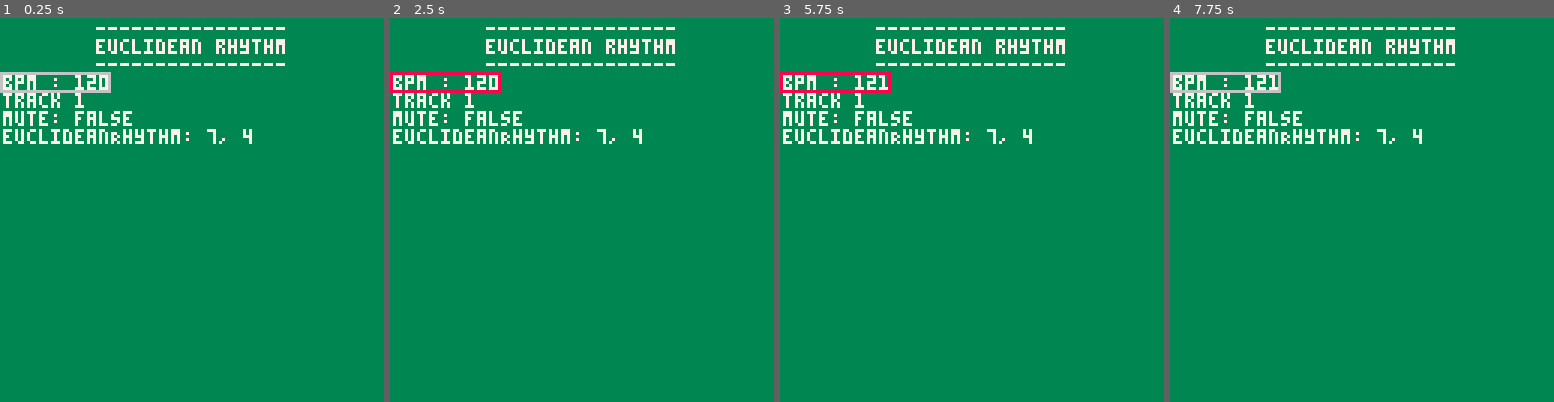
Above: before the commit, frames 1-4 (left to right).
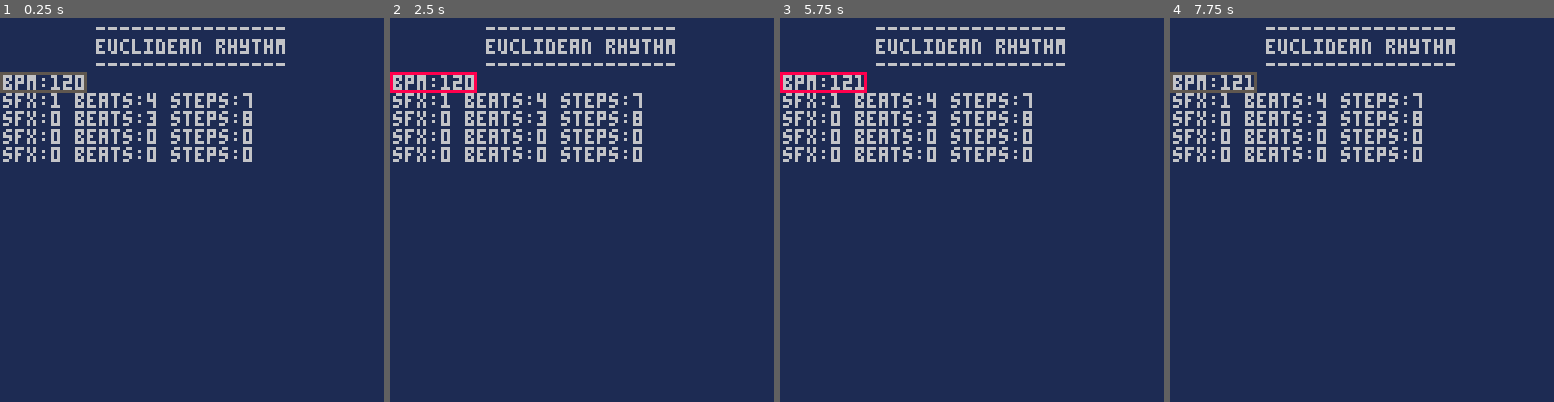
Above: after the commit, the same moments.

Repository: polouis/euclidean-rhythm
Game: PICO-8 cartridge euclid.p8
The game is run twice, just before and just after one commit, with the same random seed, the same clock (stepped at 60 frames per second) and the same inputs.
Inputs:
- Up to frame 1 (0.25 s): no input
- Up to frame 2 (2.5 s): tap O (Z key) at 0.33, 0.7, 1.43, 2.22 s; tap X (X key) at 1.07, 2.07, 2.4 s; hold Left 1.97-2.37 s
- Up to frame 3 (5.75 s): tap X (X key) every 0.33 s from 2.73 to 5.73 s; hold Right 2.87-3.53 s; tap O (Z key) at 3.1, 3.98, 4.87 s; hold Right 4.13-4.53 s; hold Left from 5.13 s (still down)
- Up to frame 4 (7.75 s): tap O (Z key) at 5.75, 6.63, 7.52 s; release Left at 5.8 s; tap X (X key) every 0.33 s from 6.07 to 7.73 s; hold Left 6.23-6.63 s; hold Right from 7.13 s (still down)

The runs differ from the first frame. In frame 1, 100% of the frame differs, in the area x 0-100%, y 0-100%; in frame 2, 100%; in frame 3, 100%; in frame 4, 100%.

Commit message:
Enhanced UI and added beat and step count + some refactoring

Diff:
--- a/main.lua
+++ b/main.lua
@@ -1,24 +1,33 @@
 init = false
+local uiTracks = {}
 
 function _init()
   seq = newSequencer()
-  seq.trackGet(1).setEuclideanRhythm(4, 7)
-  seq.trackGet(1).setSfx(0)
-  seq.trackGet(2).setEuclideanRhythm(3, 8)
-  seq.trackGet(2).setSfx(1)
+
+  for i = 1, 4 do
+    seq.trackGet(i).setPattern(newEuclid(0, 0))
+    seq.trackGet(i).setSfx(0)
+
+    local uiTrack = {}
+    uiTrack["sfx"] = newUiNumber(seq.trackGet(i).getSfx(), 1, 19 + i * 6, 0, 63, "sfx")
+    uiTrack["beats"] = newUiNumber(seq.trackGet(i).getSfx(), 1 + 4*6, 19 + i * 6, 0, 32, "beats")
+    uiTrack["steps"] = newUiNumber(seq.trackGet(i).getSfx(), 1 + 4*6 + 4 + 4*6 + 4, 19 + i * 6, 0, 32, "steps")
+    add(uiTracks, uiTrack)
+  end
+
+  seq.trackGet(1).setPattern(newEuclid(4, 7))
+  seq.trackGet(2).setPattern(newEuclid(3, 8))
+  uiTracks[1].sfx.setValue(1)
+  uiTracks[1].beats.setValue(4)
+  uiTracks[1].steps.setValue(7)
+  uiTracks[2].beats.setValue(3)
+  uiTracks[2].steps.setValue(8)
 
   uiBpm = newUiNumber(seq.getBpm(), 1, 19, 60, 240, "bpm")
   uiBpm.setState(uiState.Focused)
 
   seq.play()
   init = true
-end
-
-function drawTrack(i, y)
-  local track = seq.trackGet(i)
-  print("track " .. i, 1, y, uiColor.text)
-  print("mute: " .. tostring(track.getMute()), 1, y + 6, uiColor.text)
-  print("euclideanRhythm: " .. track.getEuclideanRhythm().steps .. ", " .. track.getEuclideanRhythm().beats, 1, y + 12, uiColor.text)
 end
 
 function _draw()
@@ -31,7 +40,11 @@
     return
   end
   uiBpm.draw()
-  drawTrack(1, 25)
+  for i = 1, 4 do
+    uiTracks[i].sfx.draw()
+    uiTracks[i].beats.draw()
+    uiTracks[i].steps.draw()
+  end
 end
 
 function _update()
@@ -40,4 +53,28 @@
   if uiBpm.getValue() ~= seq.getBpm() then
     seq.setBpm(uiBpm.getValue())
   end
+
+  for i = 1, 4 do
+    if uiTracks[i].sfx.getValue() ~= seq.trackGet(i).getSfx() then
+      seq.trackGet(i).setSfx(uiTracks[i].sfx.getValue())
+    end
+
+    if uiTracks[i].beats.getValue() ~= seq.trackGet(i).getPattern().beats then
+      seq.trackGet(i).setPattern(newEuclid(uiTracks[i].beats.getValue(), uiTracks[i].steps.getValue()))
+    end
+
+    local actualSteps = seq.trackGet(i).getPattern().steps
+    local desiredSteps = uiTracks[i].steps.getValue()
+    if actualSteps ~= desiredSteps then
+      -- Beat count cannot be greater than step count
+      if uiTracks[i].beats.getValue() > desiredSteps then
+        uiTracks[i].beats.setValue(desiredSteps)
+      end
+      -- If step count changes, max beat count must be changed too
+      uiTracks[i].beats.setMax(desiredSteps)
+      seq.trackGet(i).setPattern(newEuclid(uiTracks[i].beats.getValue(), desiredSteps))
+    end
+
+  end
+
 end
--- a/sound/euclid.lua
+++ b/sound/euclid.lua
@@ -7,12 +7,19 @@
   local self = {
     steps = initialSteps,
     beats = initialBeats,
-    pattern = {},
+    data = {},
   }
+
+  if initialBeats == 0 then
+    for i = 1, initialSteps do
+      self.data[i] = 0
+    end
+    return self
+  end
 
   local tostring = function()
     result = "E("..self.beats..","..self.steps..") = "
-    for i, v in ipairs(self.pattern) do
+    for i, v in ipairs(self.data) do
       result = result .. v .. " "
     end
     return result
@@ -74,7 +81,7 @@
 
   for i = 1, #groups do
     for j = 1, #groups[i] do
-      self.pattern[#self.pattern + 1] = groups[i][j]
+      self.data[#self.data + 1] = groups[i][j]
     end
   end
 
--- a/sound/track.lua
+++ b/sound/track.lua
@@ -7,7 +7,7 @@
     -- public
     sfx = nil,
     mute = false,
-    euclideanRhythm = nil,
+    pattern = nil,
   }
 
   local update = function()
@@ -17,29 +17,33 @@
     if self.sfx == nil then
       return
     end
-    if self.euclideanRhythm == nil then
+    if self.pattern == nil then
       return
     end
-    if self.euclideanRhythm.pattern[self.stepIndex] == 1 then
+    if self.pattern.data[self.stepIndex] == 1 then
       sfx(self.sfx, self.channel)
     else
     end
     self.stepIndex = self.stepIndex + 1
-    if self.stepIndex > #self.euclideanRhythm.pattern then
+    if self.stepIndex > #self.pattern.data then
       self.stepIndex = 1
     end
   end
 
-  local setEuclideanRhythm = function(steps, beats)
-    self.euclideanRhythm = newEuclid(steps, beats)
+  local setPattern = function(pattern)
+    self.pattern = pattern
   end
 
-  local getEuclideanRhythm = function()
-    return self.euclideanRhythm
+  local getPattern = function()
+    return self.pattern
   end
 
   local setSfx = function(sfx)
     self.sfx = sfx
+  end
+
+  local getSfx = function()
+    return self.sfx
   end
 
   local setMute = function(mute)
@@ -53,9 +57,11 @@
 
   return {
     update = update,
-    setEuclideanRhythm = setEuclideanRhythm,
+    setPattern = setPattern,
+    getPattern = getPattern,
     setSfx = setSfx,
-    getEuclideanRhythm = getEuclideanRhythm,
+    getSfx = getSfx,
     getMute = getMute,
-    setMute = setMute,}
+    setMute = setMute,
+  }
 end
--- a/ui/color.lua
+++ b/ui/color.lua
@@ -1,6 +1,6 @@
 uiColor = {
-  background = 3,
-  text = 7,
-  focused = 6,
+  background = 1,
+  text = 6,
+  focused = 5,
   edited = 8,
 }
--- a/ui/number.lua
+++ b/ui/number.lua
@@ -38,7 +38,7 @@
   local draw = function()
     local text = self.label
     if text ~= "" then
-      text = text .. " : "
+      text = text .. ":"
     end
     text = text .. self.value
     print(text, self.x, self.y, uiColor.text)
@@ -57,6 +57,10 @@
     self.state = state
   end
 
+  local setMax = function(max)
+    self.max = max
+  end
+
   return {
     setValue = setValue,
     getValue = getValue,
